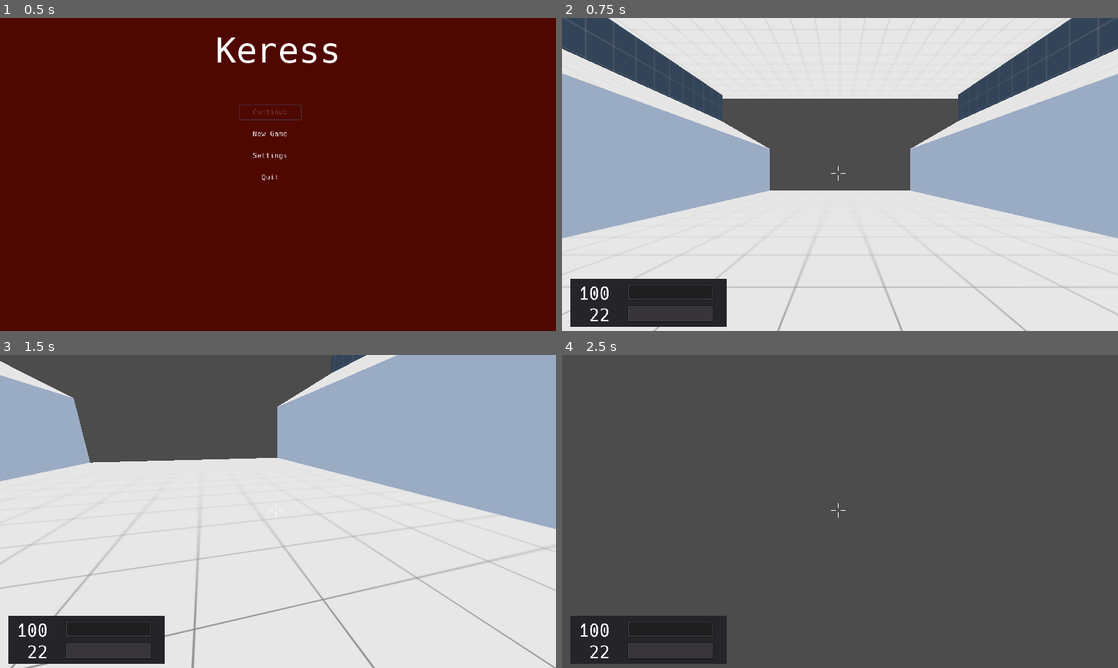
Above: before the commit, frames 1-4 (two rows, left to right).
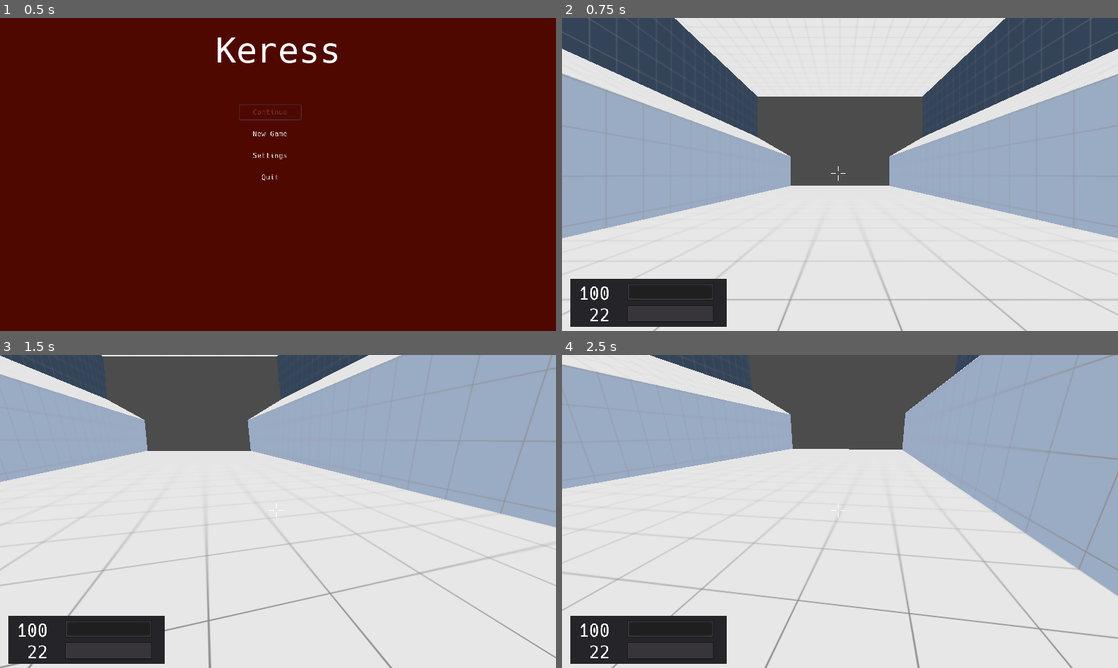
Above: after the commit, the same moments.

Repository: duckinator/keress
Game: Godot game, scene res://menus/MainMenu.tscn
Two runs of this game, one before a commit and one after it. Both use one fixed random seed, a clock stepped at 60 frames per second and the inputs below.
Inputs (mouse positions are in pixels of both pictures, inside the frame that each line leads up to):
- Up to frame 1 (0.5 s): no input
- Up to frame 2 (0.75 s): click "New Game" at 0.5 s
- Up to frame 3 (1.5 s): tap Enter at 1.25 s; move the mouse to (305, 511) at 1.27 s; press the mouse at (305, 511) at 1.28 s; hold W (movement_forward) from 1.28 s (still down)
- Up to frame 4 (2.5 s): keep holding W (movement_forward); tap Space (movement_jump) at 1.52, 2.27 s; move the mouse to (812, 511) at 2.02 s; release the mouse at (812, 511) at 2.03 s; tap 1 at 2.1 s

Frame 1 is identical in both runs. In frame 2, 7.3% of the frame differs, in the area x 0-100%, y 0-91%; in frame 3, 7.9%; in frame 4, 87%, in the area x 0-100%, y 0-100%.

Commit message:
more tweaks to level 1

Diff:
--- a/src/levels/Level_001.tscn
+++ b/src/levels/Level_001.tscn
@@ -16,40 +16,43 @@
 [sub_resource type="SpatialMaterial" id=3]
 albedo_texture = ExtResource( 3 )
 uv1_scale = Vector3( 0.25, 0.25, 0.25 )
-uv1_offset = Vector3( 0.5, 0, 0.5 )
+uv1_offset = Vector3( 0.5, 0, -0.25 )
 uv1_triplanar = true
 
 [sub_resource type="CubeMesh" id=4]
 material = SubResource( 3 )
-size = Vector3( 50, 2, 100 )
-
-[sub_resource type="ConvexPolygonShape" id=5]
-points = PoolVector3Array( -25, 1, 50, 25, 1, -50, 25, 1, 50, -25, 1, -50, -25, -1, 50, 25, -1, -50, 25, -1, 50, -25, -1, -50, 25, 1, 50, -25, 1, -50, 25, 1, -50, -25, 1, 50, 25, -1, 50, -25, -1, -50, 25, -1, -50, -25, -1, 50, 25, 1, 50, -25, -1, 50, -25, 1, 50, 25, -1, 50, 25, 1, -50, -25, -1, -50, -25, 1, -50, 25, -1, -50 )
+size = Vector3( 50, 2, 200 )
+
+[sub_resource type="ConvexPolygonShape" id=31]
+points = PoolVector3Array( -25, 1, 100, 25, 1, -100, 25, 1, 100, -25, 1, -100, -25, -1, 100, 25, -1, -100, 25, -1, 100, -25, -1, -100, 25, 1, 100, -25, 1, -100, 25, 1, -100, -25, 1, 100, 25, -1, 100, -25, -1, -100, 25, -1, -100, -25, -1, 100, 25, 1, 100, -25, -1, 100, -25, 1, 100, 25, -1, 100, 25, 1, -100, -25, -1, -100, -25, 1, -100, 25, -1, -100 )
 
 [sub_resource type="SpatialMaterial" id=7]
 albedo_texture = ExtResource( 4 )
-uv1_scale = Vector3( 0.25, 0, 0 )
-uv1_offset = Vector3( 0, -0.4, -0.5 )
+uv1_scale = Vector3( 0.25, 0.25, 0.25 )
+uv1_offset = Vector3( 0, 0.4, -0.25 )
 uv1_triplanar = true
 
 [sub_resource type="CubeMesh" id=6]
 material = SubResource( 7 )
-size = Vector3( 3, 13, 100 )
-
-[sub_resource type="ConvexPolygonShape" id=8]
-points = PoolVector3Array( -1.5, 6.5, 50, 1.5, 6.5, -50, 1.5, 6.5, 50, -1.5, 6.5, -50, -1.5, -6.5, 50, 1.5, -6.5, -50, 1.5, -6.5, 50, -1.5, -6.5, -50, 1.5, 6.5, 50, -1.5, 6.5, -50, 1.5, 6.5, -50, -1.5, 6.5, 50, 1.5, -6.5, 50, -1.5, -6.5, -50, 1.5, -6.5, -50, -1.5, -6.5, 50, 1.5, 6.5, 50, -1.5, -6.5, 50, -1.5, 6.5, 50, 1.5, -6.5, 50, 1.5, 6.5, -50, -1.5, -6.5, -50, -1.5, 6.5, -50, 1.5, -6.5, -50 )
+size = Vector3( 3, 13, 200 )
+
+[sub_resource type="ConvexPolygonShape" id=32]
+points = PoolVector3Array( -1.5, 6.5, 100, 1.5, 6.5, -100, 1.5, 6.5, 100, -1.5, 6.5, -100, -1.5, -6.5, 100, 1.5, -6.5, -100, 1.5, -6.5, 100, -1.5, -6.5, -100, 1.5, 6.5, 100, -1.5, 6.5, -100, 1.5, 6.5, -100, -1.5, 6.5, 100, 1.5, -6.5, 100, -1.5, -6.5, -100, 1.5, -6.5, -100, -1.5, -6.5, 100, 1.5, 6.5, 100, -1.5, -6.5, 100, -1.5, 6.5, 100, 1.5, -6.5, 100, 1.5, 6.5, -100, -1.5, -6.5, -100, -1.5, 6.5, -100, 1.5, -6.5, -100 )
+
+[sub_resource type="ConvexPolygonShape" id=33]
+points = PoolVector3Array( -1.5, 6.5, 100, 1.5, 6.5, -100, 1.5, 6.5, 100, -1.5, 6.5, -100, -1.5, -6.5, 100, 1.5, -6.5, -100, 1.5, -6.5, 100, -1.5, -6.5, -100, 1.5, 6.5, 100, -1.5, 6.5, -100, 1.5, 6.5, -100, -1.5, 6.5, 100, 1.5, -6.5, 100, -1.5, -6.5, -100, 1.5, -6.5, -100, -1.5, -6.5, 100, 1.5, 6.5, 100, -1.5, -6.5, 100, -1.5, 6.5, 100, 1.5, -6.5, 100, 1.5, 6.5, -100, -1.5, -6.5, -100, -1.5, 6.5, -100, 1.5, -6.5, -100 )
 
 [sub_resource type="CubeMesh" id=9]
-size = Vector3( 44, 30, 3 )
+size = Vector3( 44, 40, 3 )
 
 [sub_resource type="SpatialMaterial" id=10]
 albedo_texture = ExtResource( 5 )
 uv1_scale = Vector3( 0.25, 0.25, 0.25 )
-uv1_offset = Vector3( 0.5, 0.25, 0.5 )
-uv1_triplanar = true
-
-[sub_resource type="ConvexPolygonShape" id=11]
-points = PoolVector3Array( -22, 15, 1.5, 22, 15, -1.5, 22, 15, 1.5, -22, 15, -1.5, -22, -15, 1.5, 22, -15, -1.5, 22, -15, 1.5, -22, -15, -1.5, 22, 15, 1.5, -22, 15, -1.5, 22, 15, -1.5, -22, 15, 1.5, 22, -15, 1.5, -22, -15, -1.5, 22, -15, -1.5, -22, -15, 1.5, 22, 15, 1.5, -22, -15, 1.5, -22, 15, 1.5, 22, -15, 1.5, 22, 15, -1.5, -22, -15, -1.5, -22, 15, -1.5, 22, -15, -1.5 )
+uv1_offset = Vector3( 0.5, 0, 0.5 )
+uv1_triplanar = true
+
+[sub_resource type="ConvexPolygonShape" id=40]
+points = PoolVector3Array( -22, 20, 1.5, 22, 20, -1.5, 22, 20, 1.5, -22, 20, -1.5, -22, -20, 1.5, 22, -20, -1.5, 22, -20, 1.5, -22, -20, -1.5, 22, 20, 1.5, -22, 20, -1.5, 22, 20, -1.5, -22, 20, 1.5, 22, -20, 1.5, -22, -20, -1.5, 22, -20, -1.5, -22, -20, 1.5, 22, 20, 1.5, -22, -20, 1.5, -22, 20, 1.5, 22, -20, 1.5, 22, 20, -1.5, -22, -20, -1.5, -22, 20, -1.5, 22, -20, -1.5 )
 
 [sub_resource type="SpatialMaterial" id=20]
 albedo_texture = ExtResource( 3 )
@@ -67,12 +70,12 @@
 [sub_resource type="SpatialMaterial" id=21]
 albedo_texture = ExtResource( 5 )
 uv1_scale = Vector3( 0.25, 0.25, 0.25 )
-uv1_offset = Vector3( 0, -0.1, 0.5 )
+uv1_offset = Vector3( 0, -0.4, 0.5 )
 uv1_triplanar = true
 
 [sub_resource type="CubeMesh" id=22]
 material = SubResource( 21 )
-size = Vector3( 80, 17, 3 )
+size = Vector3( 80, 27, 3 )
 
 [sub_resource type="ConvexPolygonShape" id=23]
 points = PoolVector3Array( -40, 8.5, 1.5, 40, 8.5, -1.5, 40, 8.5, 1.5, -40, 8.5, -1.5, -40, -8.5, 1.5, 40, -8.5, -1.5,  …(280 unchanged characters)…
@@ -80,56 +83,57 @@
 [sub_resource type="SpatialMaterial" id=15]
 albedo_texture = ExtResource( 3 )
 uv1_scale = Vector3( 0.25, 0, 0.25 )
-uv1_offset = Vector3( 0.5, 0, -0.2 )
+uv1_offset = Vector3( 0.5, 0, 0.4 )
 uv1_triplanar = true
 
 [sub_resource type="CubeMesh" id=14]
 material = SubResource( 15 )
-size = Vector3( 20, 1, 105 )
-
-[sub_resource type="ConvexPolygonShape" id=16]
-points = PoolVector3Array( -10, 0.5, 52.5, 10, 0.5, -52.5, 10, 0.5, 52.5, -10, 0.5, -52.5, -10, -0.5, 52.5, 10, -0.5, -52.5, 10, -0.5, 52.5, -10, -0.5, -52.5, 10, 0.5, 52.5, -10, 0.5, -52.5, 10, 0.5, -52.5, -10, 0.5, 52.5, 10, -0.5, 52.5, -10, -0.5, -52.5, 10, -0.5, -52.5, -10, -0.5, 52.5, 10, 0.5, 52.5, -10, -0.5, 52.5, -10, 0.5, 52.5, 10, -0.5, 52.5, 10, 0.5, -52.5, -10, -0.5, -52.5, -10, 0.5, -52.5, 10, -0.5, -52.5 )
+size = Vector3( 20, 1, 205 )
+
+[sub_resource type="ConvexPolygonShape" id=36]
+points = PoolVector3Array( -10, 0.5, 102.5, 10, 0.5, -102.5, 10, 0.5, 102.5, -10, 0.5, -102.5, -10, -0.5, 102.5, 10, -0.5, -102.5, 10, -0.5, 102.5, -10, -0.5, -102.5, 10, 0.5, 102.5, -10, 0.5, -102.5, 10, 0.5, -102.5, -10, 0.5, 102.5, 10, -0.5, 102.5, -10, -0.5, -102.5, 10, -0.5, -102.5, -10, -0.5, 102.5, 10, 0.5, 102.5, -10, -0.5, 102.5, -10, 0.5, 102.5, 10, -0.5, 102.5, 10, 0.5, -102.5, -10, -0.5, -102.5, -10, 0.5, -102.5, 10, -0.5, -102.5 )
 
 [sub_resource type="SpatialMaterial" id=17]
 albedo_texture = ExtResource( 3 )
 uv1_scale = Vector3( 0.25, 1, 0.25 )
-uv1_offset = Vector3( 0.5, 0, -0.25 )
+uv1_offset = Vector3( 0.5, 0, -0.6 )
 uv1_triplanar = true
 
 [sub_resource type="CubeMesh" id=18]
 material = SubResource( 17 )
-size = Vector3( 20, 1, 105 )
-
-[sub_resource type="ConvexPolygonShape" id=19]
-points = PoolVector3Array( -10, 0.5, 52.5, 10, 0.5, -52.5, 10, 0.5, 52.5, -10, 0.5, -52.5, -10, -0.5, 52.5, 10, -0.5, -52.5, 10, -0.5, 52.5, -10, -0.5, -52.5, 10, 0.5, 52.5, -10, 0.5, -52.5, 10, 0.5, -52.5, -10, 0.5, 52.5, 10, -0.5, 52.5, -10, -0.5, -52.5, 10, -0.5, -52.5, -10, -0.5, 52.5, 10, 0.5, 52.5, -10, -0.5, 52.5, -10, 0.5, 52.5, 10, -0.5, 52.5, 10, 0.5, -52.5, -10, -0.5, -52.5, -10, 0.5, -52.5, 10, -0.5, -52.5 )
+size = Vector3( 20, 1, 205 )
+
+[sub_resource type="ConvexPolygonShape" id=37]
+points = PoolVector3Array( -10, 0.5, 102.5, 10, 0.5, -102.5, 10, 0.5, 102.5, -10, 0.5, -102.5, -10, -0.5, 102.5, 10, -0.5, -102.5, 10, -0.5, 102.5, -10, -0.5, -102.5, 10, 0.5, 102.5, -10, 0.5, -102.5, 10, 0.5, -102.5, -10, 0.5, 102.5, 10, -0.5, 102.5, -10, -0.5, -102.5, 10, -0.5, -102.5, -10, -0.5, 102.5, 10, 0.5, 102.5, -10, -0.5, 102.5, -10, 0.5, 102.5, 10, -0.5, 102.5, 10, 0.5, -102.5, -10, -0.5, -102.5, -10, 0.5, -102.5, 10, -0.5, -102.5 )
 
 [sub_resource type="SpatialMaterial" id=25]
 albedo_texture = ExtResource( 3 )
 uv1_scale = Vector3( 0.25, 0.25, 0.25 )
+uv1_offset = Vector3( 0, 0, 0.125 )
 uv1_triplanar = true
 
 [sub_resource type="CubeMesh" id=24]
 material = SubResource( 25 )
-size = Vector3( 80, 3, 110 )
-
-[sub_resource type="ConvexPolygonShape" id=26]
-points = PoolVector3Array( -40, 1.5, 55, 40, 1.5, -55, 40, 1.5, 55, -40, 1.5, -55, -40, -1.5, 55, 40, -1.5, -55, 40, -1.5, 55, -40, -1.5, -55, 40, 1.5, 55, -40, 1.5, -55, 40, 1.5, -55, -40, 1.5, 55, 40, -1.5, 55, -40, -1.5, -55, 40, -1.5, -55, -40, -1.5, 55, 40, 1.5, 55, -40, -1.5, 55, -40, 1.5, 55, 40, -1.5, 55, 40, 1.5, -55, -40, -1.5, -55, -40, 1.5, -55, 40, -1.5, -55 )
+size = Vector3( 80, 3, 210 )
+
+[sub_resource type="ConvexPolygonShape" id=35]
+points = PoolVector3Array( -40, 1.5, 105, 40, 1.5, -105, 40, 1.5, 105, -40, 1.5, -105, -40, -1.5, 105, 40, -1.5, -105, 40, -1.5, 105, -40, -1.5, -105, 40, 1.5, 105, -40, 1.5, -105, 40, 1.5, -105, -40, 1.5, 105, 40, -1.5, 105, -40, -1.5, -105, 40, -1.5, -105, -40, -1.5, 105, 40, 1.5, 105, -40, -1.5, 105, -40, 1.5, 105, 40, -1.5, 105, 40, 1.5, -105, -40, -1.5, -105, -40, 1.5, -105, 40, -1.5, -105 )
 
 [sub_resource type="SpatialMaterial" id=28]
 albedo_texture = ExtResource( 5 )
 uv1_scale = Vector3( 0.25, 0.25, 0.25 )
-uv1_offset = Vector3( 0, 0, 0.5 )
+uv1_offset = Vector3( 0, 0.75, 0.25 )
 uv1_triplanar = true
 
 [sub_resource type="CubeMesh" id=27]
 material = SubResource( 28 )
-size = Vector3( 3, 8, 104 )
-
-[sub_resource type="ConvexPolygonShape" id=29]
-points = PoolVector3Array( -1.5, 4, 51.75, 1.5, 4, -51.75, 1.5, 4, 51.75, -1.5, 4, -51.75, -1.5, -4, 51.75, 1.5, -4, -51.75, 1.5, -4, 51.75, -1.5, -4, -51.75, 1.5, 4, 51.75, -1.5, 4, -51.75, 1.5, 4, -51.75, -1.5, 4, 51.75, 1.5, -4, 51.75, -1.5, -4, -51.75, 1.5, -4, -51.75, -1.5, -4, 51.75, 1.5, 4, 51.75, -1.5, -4, 51.75, -1.5, 4, 51.75, 1.5, -4, 51.75, 1.5, 4, -51.75, -1.5, -4, -51.75, -1.5, 4, -51.75, 1.5, -4, -51.75 )
-
-[sub_resource type="ConvexPolygonShape" id=30]
-points = PoolVector3Array( -1.5, 4, 51.75, 1.5, 4, -51.75, 1.5, 4, 51.75, -1.5, 4, -51.75, -1.5, -4, 51.75, 1.5, -4, -51.75, 1.5, -4, 51.75, -1.5, -4, -51.75, 1.5, 4, 51.75, -1.5, 4, -51.75, 1.5, 4, -51.75, -1.5, 4, 51.75, 1.5, -4, 51.75, -1.5, -4, -51.75, 1.5, -4, -51.75, -1.5, -4, 51.75, 1.5, 4, 51.75, -1.5, -4, 51.75, -1.5, 4, 51.75, 1.5, -4, 51.75, 1.5, 4, -51.75, -1.5, -4, -51.75, -1.5, 4, -51.75, 1.5, -4, -51.75 )
+size = Vector3( 3, 18, 204 )
+
+[sub_resource type="ConvexPolygonShape" id=38]
+points = PoolVector3Array( -1.5, 9, 102, 1.5, 9, -102, 1.5, 9, 102, -1.5, 9, -102, -1.5, -9, 102, 1.5, -9, -102, 1.5, -9, 102, -1.5, -9, -102, 1.5, 9, 102, -1.5, 9, -102, 1.5, 9, -102, -1.5, 9, 102, 1.5, -9, 102, -1.5, -9, -102, 1.5, -9, -102, -1.5, -9, 102, 1.5, 9, 102, -1.5, -9, 102, -1.5, 9, 102, 1.5, -9, 102, 1.5, 9, -102, -1.5, -9, -102, -1.5, 9, -102, 1.5, -9, -102 )
+
+[sub_resource type="ConvexPolygonShape" id=39]
+points = PoolVector3Array( -1.5, 9, 102, 1.5, 9, -102, 1.5, 9, 102, -1.5, 9, -102, -1.5, -9, 102, 1.5, -9, -102, 1.5, -9, 102, -1.5, -9, -102, 1.5, 9, 102, -1.5, 9, -102, 1.5, 9, -102, -1.5, 9, 102, 1.5, -9, 102, -1.5, -9, -102, 1.5, -9, -102, -1.5, -9, 102, 1.5, 9, 102, -1.5, -9, 102, -1.5, 9, 102, 1.5, -9, 102, 1.5, 9, -102, -1.5, -9, -102, -1.5, 9, -102, 1.5, -9, -102 )
 
 [node name="Level_001" type="Spatial"]
 script = ExtResource( 1 )
@@ -147,47 +151,47 @@
 
 [node name="Arena_Floor" type="MeshInstance" parent="."]
 editor/display_folded = true
-transform = Transform( 1, 0, 0, 0, 1, 0, 0, 0, 1, 0, 0, -20 )
+transform = Transform( 1, 0, 0, 0, 1, 0, 0, 0, 1, 0, 0, -70 )
 mesh = SubResource( 4 )
 material/0 = null
 
 [node name="StaticBody" type="StaticBody" parent="Arena_Floor"]
 
 [node name="CollisionShape" type="CollisionShape" parent="Arena_Floor/StaticBody"]
-shape = SubResource( 5 )
+shape = SubResource( 31 )
 
 [node name="Arena_Wall_Left" type="MeshInstance" parent="."]
 editor/display_folded = true
-transform = Transform( 1, 0, 0, 0, 1, 0, 0, 0, 1, -23.5, 7.5, -20 )
+transform = Transform( 1, 0, 0, 0, 1, 0, 0, 0, 1, -23.5, 7.5, -70 )
 mesh = SubResource( 6 )
 material/0 = null
 
 [node name="StaticBody" type="StaticBody" parent="Arena_Wall_Left"]
 
 [node name="CollisionShape" type="CollisionShape" parent="Arena_Wall_Left/StaticBody"]
-shape = SubResource( 8 )
+shape = SubResource( 32 )
 
 [node name="Arena_Wall_Right" type="MeshInstance" parent="."]
 editor/display_folded = true
-transform = Transform( 1, 0, 0, 0, 1, 0, 0, 0, 1, 23.5, 7.5, -20 )
+transform = Transform( 1, 0, 0, 0, 1, 0, 0, 0, 1, 23.5, 7.5, -70 )
 mesh = SubResource( 6 )
 material/0 = null
 
 [node name="StaticBody" type="StaticBody" parent="Arena_Wall_Right"]
 
 [node name="CollisionShape" type="CollisionShape" parent="Arena_Wall_Right/StaticBody"]
-shape = SubResource( 8 )
+shape = SubResource( 33 )
 
 [node name="Arena_Wall_Entry" type="MeshInstance" parent="."]
 editor/display_folded = true
-transform = Transform( 1, 0, 0, 0, 1, 0, 0, 0, 1, 0, 16, 28.5 )
+transform = Transform( 1, 0, 0, 0, 1, 0, 0, 0, 1, 0, 21, 28.5 )
 mesh = SubResource( 9 )
 material/0 = SubResource( 10 )
 
 [node name="StaticBody" type="StaticBody" parent="Arena_Wall_Entry"]
 
 [node name="CollisionShape" type="CollisionShape" parent="Arena_Wall_Entry/StaticBody"]
-shape = SubResource( 11 )
+shape = SubResource( 40 )
 
 [node name="Path_Floor" type="MeshInstance" parent="."]
 editor/display_folded = true
@@ -201,8 +205,7 @@
 shape = SubResource( 13 )
 
 [node name="Path_Wall_Rear" type="MeshInstance" parent="."]
-editor/display_folded = true
-transform = Transform( 1, 0, 0, 0, 1, 0, 0, 0, 1, 0, 22.5, 35 )
+transform = Transform( 1, 0, 0, 0, 1, 0, 0, 0, 1, 0, 27.5, 35 )
 mesh = SubResource( 22 )
 material/0 = null
 
@@ -213,55 +216,55 @@
 
 [node name="Left_Slope" type="MeshInstance" parent="."]
 editor/display_folded = true
-transform = Transform( 0.866025, 0.5, 0, -0.5, 0.866025, 0, 0, 0, 1, -30.9, 18.6, -17.5 )
+transform = Transform( 0.866025, 0.5, 0, -0.5, 0.866025, 0, 0, 0, 1, -30.9, 18.6, -67.5 )
 mesh = SubResource( 14 )
 material/0 = null
 
 [node name="StaticBody" type="StaticBody" parent="Left_Slope"]
 
 [node name="CollisionShape" type="CollisionShape" parent="Left_Slope/StaticBody"]
-shape = SubResource( 16 )
+shape = SubResource( 36 )
 
 [node name="Right_Slope" type="MeshInstance" parent="."]
 editor/display_folded = true
-transform = Transform( 0.866025, -0.5, 0, 0.5, 0.866025, 0, 0, 0, 1, 30.9, 18.6, -17.5 )
+transform = Transform( 0.866025, -0.5, 0, 0.5, 0.866025, 0, 0, 0, 1, 30.9, 18.6, -67.5 )
 mesh = SubResource( 18 )
 material/0 = null
 
 [node name="StaticBody" type="StaticBody" parent="Right_Slope"]
 
 [node name="CollisionShape" type="CollisionShape" parent="Right_Slope/StaticBody"]
-shape = SubResource( 19 )
+shape = SubResource( 37 )
 
 [node name="Ceiling" type="MeshInstance" parent="."]
 editor/display_folded = true
-transform = Transform( 1, 0, 0, 0, 1, 0, 0, 0, 1, 0, 32.5, -18.5 )
+transform = Transform( 1, 0, 0, 0, 1, 0, 0, 0, 1, 0, 42.5, -68.5 )
 mesh = SubResource( 24 )
 material/0 = null
 
 [node name="StaticBody" type="StaticBody" parent="Ceiling"]
 
 [node name="CollisionShape" type="CollisionShape" parent="Ceiling/StaticBody"]
-shape = SubResource( 26 )
+shape = SubResource( 35 )
 
 [node name="Upper_Left_Wall" type="MeshInstance" parent="."]
 editor/display_folded = true
-transform = Transform( 1, 0, 0, 0, 1, 0, 0, 0, 1, 38.5, 27, -18 )
+transform = Transform( 1, 0, 0, 0, 1, 0, 0, 0, 1, 38.5, 32, -68 )
 mesh = SubResource( 27 )
 material/0 = null
 
 [node name="StaticBody" type="StaticBody" parent="Upper_Left_Wall"]
 
 [node name="CollisionShape" type="CollisionShape" parent="Upper_Left_Wall/StaticBody"]
-shape = SubResource( 29 )
+shape = SubResource( 38 )
 
 [node name="Upper_Right_Wall" type="MeshInstance" parent="."]
 editor/display_folded = true
-transform = Transform( 1, 0, 0, 0, 1, 0, 0, 0, 1, -38.5, 27, -18.5 )
+transform = Transform( 1, 0, 0, 0, 1, 0, 0, 0, 1, -38.5, 32, -68 )
 mesh = SubResource( 27 )
 material/0 = null
 
 [node name="StaticBody" type="StaticBody" parent="Upper_Right_Wall"]
 
 [node name="CollisionShape" type="CollisionShape" parent="Upper_Right_Wall/StaticBody"]
-shape = SubResource( 30 )
+shape = SubResource( 39 )
Not shown: 1 places in src/levels/Level_001.tscn that only renumber resources
